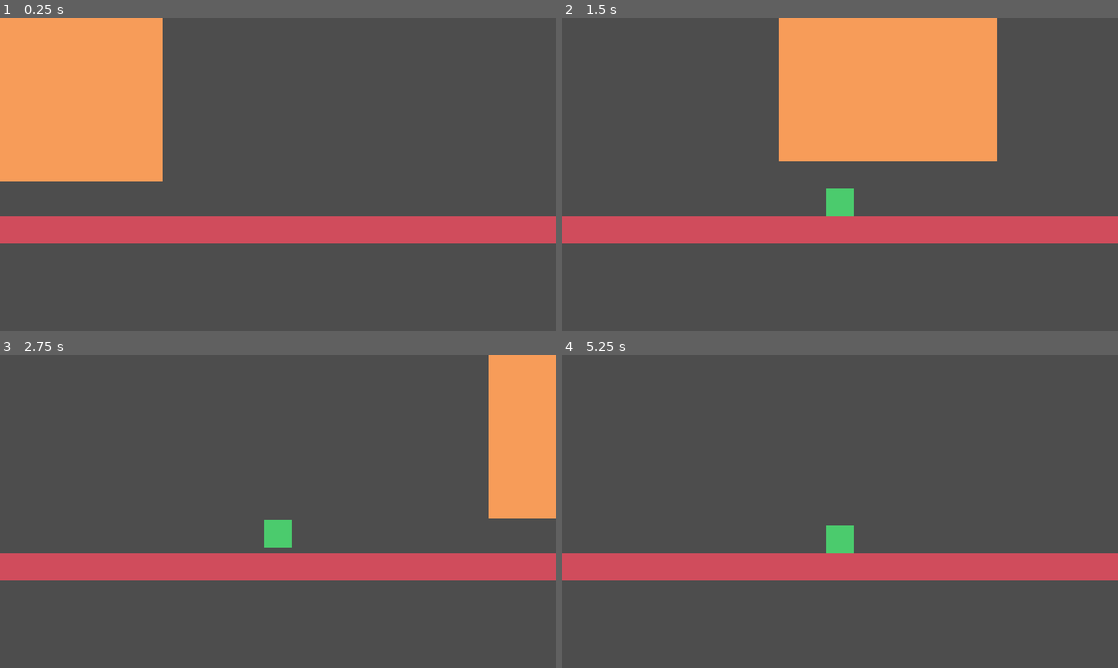
Above: before the commit, frames 1-4 (two rows, left to right).
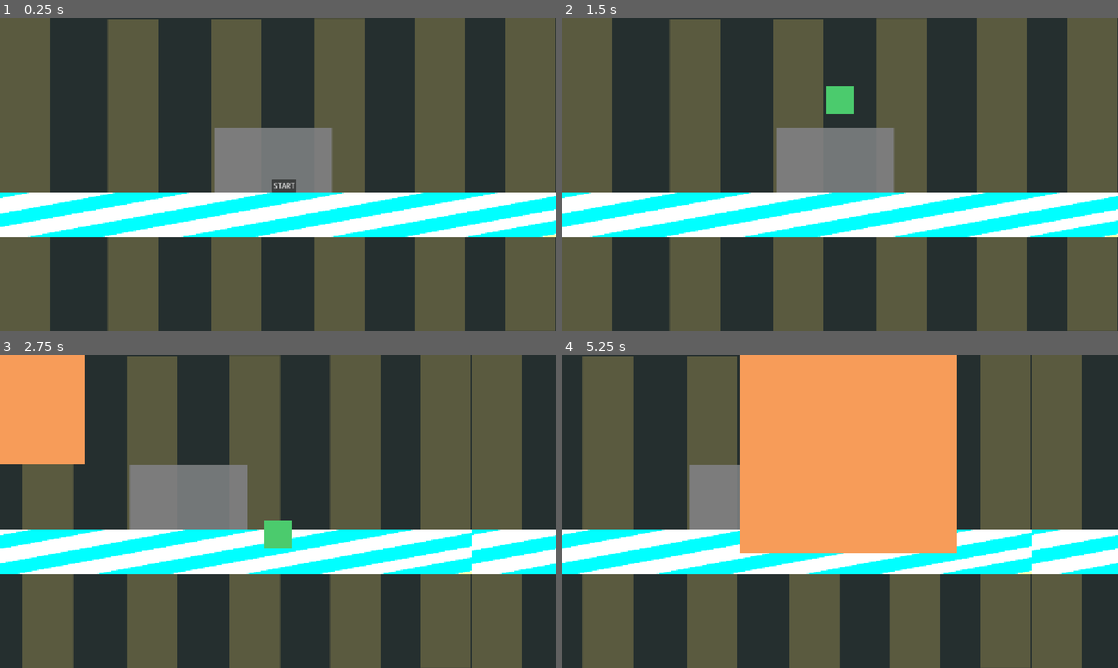
Above: after the commit, the same moments.

Repository: Victolou/defectiveRobot-game
Game: Godot game, scene res://scenes/main/main.tscn
Two runs of this game, one before a commit and one after it. Both use one fixed random seed, a clock stepped at 60 frames per second and the inputs below.
Inputs (mouse positions are in pixels of both pictures, inside the frame that each line leads up to):
- Up to frame 1 (0.25 s): no input
- Up to frame 2 (1.5 s): click (845, 187) at 0.5 s, where only the run after the commit has a clickable "START"; tap Enter (ready, bound only after the commit) at 1.25 s; hold Right (right) from 1.28 s (still down); hold Enter (ready, bound only after the commit) from 1.28 s (still down)
- Up to frame 3 (2.75 s): keep holding Right (right); tap W (jump) at 1.52, 1.55, 1.82, 2.1, 2.27, 2.57 s; release Enter (ready, bound only after the commit) at 2.03 s; tap Enter (ready, bound only after the commit) at 2.3 s
- Up to frame 4 (5.25 s): release Right (right) at 2.78 s; hold E (left) 2.78-3.53 s; hold Enter (ready, bound only after the commit) 2.78-3.53 s; tap W (jump) at 3.05, 3.77, 4.07 s; hold Right (right) 3.53-5.03 s; tap Enter (ready, bound only after the commit) at 3.6, 5.1 s; hold W (jump) 4.28-5.03 s; hold E (left) from 5.03 s (still down)

The runs differ from the first frame. In frame 1, 66% of the frame differs, in the area x 0-100%, y 0-100%; in frame 2, 65%; in frame 3, 63%; in frame 4, 66%.

Commit message:
Added basic start UI, looping background movement, and minor updates to Player and Crusher classes

Diff:
--- a/project.godot
+++ b/project.godot
@@ -43,6 +43,11 @@
 , Object(InputEventKey,"resource_local_to_scene":false,"resource_name":"","device":0,"window_id":0,"alt_pressed":false,"shift_pressed":false,"ctrl_pressed":false,"meta_pressed":false,"pressed":false,"keycode":0,"physical_keycode":68,"key_label":0,"unicode":0,"location":0,"echo":false,"script":null)
 ]
 }
+ready={
+"deadzone": 0.2,
+"events": [Object(InputEventKey,"resource_local_to_scene":false,"resource_name":"","device":0,"window_id":0,"alt_pressed":false,"shift_pressed":false,"ctrl_pressed":false,"meta_pressed":false,"pressed":false,"keycode":0,"physical_keycode":4194309,"key_label":0,"unicode":0,"location":0,"echo":false,"script":null)
+]
+}
 
 [internationalization]
 
--- /dev/null
+++ b/scenes/UI/home/menu_home.gd
@@ -0,0 +1,10 @@
+class_name MenuHome extends Control
+
+signal on_start_game
+
+func _input(event):
+	if event.is_action_pressed("ready"):
+		on_start_game.emit()
+
+func _on_button_pressed() -> void:
+	on_start_game.emit()
--- /dev/null
+++ b/scenes/UI/home/menu_home.tscn
@@ -0,0 +1,23 @@
+[gd_scene load_steps=2 format=3 uid="uid://dbyoow1317p4k"]
+
+[ext_resource type="Script" uid="uid://ctewpma5ot4wa" path="res://scenes/UI/home/menu_home.gd" id="1_vh8wv"]
+
+[node name="menuHome" type="Control"]
+layout_mode = 3
+anchors_preset = 15
+anchor_right = 1.0
+anchor_bottom = 1.0
+grow_horizontal = 2
+grow_vertical = 2
+script = ExtResource("1_vh8wv")
+
+[node name="Button" type="Button" parent="."]
+layout_mode = 0
+offset_left = 625.0
+offset_top = 370.0
+offset_right = 681.0
+offset_bottom = 401.0
+text = "START
+"
+
+[connection signal="pressed" from="Button" to="." method="_on_button_pressed"]
--- /dev/null
+++ b/scenes/background/background.gd
@@ -0,0 +1,38 @@
+class_name Background extends ParallaxBackground
+
+@onready var layer0: ParallaxLayer = $layer0
+@onready var layer1: ParallaxLayer = $layer1
+
+@export var speed_layer0 := Vector2(300, 0)
+@export var speed_layer1 := Vector2(150, 0)
+
+var is_layer0_running := false
+var is_layer1_running := false
+
+var direction := false
+
+func _process(delta):
+	if is_layer0_running:
+		moving(layer0, delta, direction)
+
+	if is_layer1_running:
+		moving(layer1, delta, direction)
+
+func set_running():
+	is_layer0_running = true
+	is_layer1_running = true
+
+func moving(layer: ParallaxLayer, delta, path: bool = false):
+	if path:
+		layer.motion_offset.x += speed_layer0.x * delta
+	else:
+		layer.motion_offset.x -= speed_layer0.x * delta
+
+func change_direction():
+	direction = !direction
+
+func stop_layer0():
+	is_layer0_running = false
+
+func stop_layer1():
+	is_layer1_running = false
--- /dev/null
+++ b/scenes/background/background.tscn
@@ -0,0 +1,24 @@
+[gd_scene load_steps=4 format=3 uid="uid://dl6iygbqmlytq"]
+
+[ext_resource type="Script" uid="uid://brbawlpsfjxt5" path="res://scenes/background/background.gd" id="1_iheb5"]
+[ext_resource type="Texture2D" uid="uid://f8n7falxednn" path="res://assets/sprites/environment/background.png" id="2_pesyb"]
+[ext_resource type="Texture2D" uid="uid://rele1fmnnj2m" path="res://assets/sprites/environment/platform.png" id="3_rsf5d"]
+
+[node name="background" type="ParallaxBackground"]
+script = ExtResource("1_iheb5")
+
+[node name="layer0" type="ParallaxLayer" parent="."]
+motion_mirroring = Vector2(1280, 0)
+
+[node name="Sprite2D" type="Sprite2D" parent="layer0"]
+texture = ExtResource("2_pesyb")
+centered = false
+
+[node name="layer1" type="ParallaxLayer" parent="."]
+motion_scale = Vector2(3, 3)
+motion_mirroring = Vector2(1280, 0)
+
+[node name="Sprite2D" type="Sprite2D" parent="layer1"]
+position = Vector2(0, 400)
+texture = ExtResource("3_rsf5d")
+centered = false
--- /dev/null
+++ b/scenes/crusher/crushed.gd
@@ -0,0 +1,63 @@
+class_name Crusher extends Node2D
+
+signal on_player_reached
+signal on_player_crusher
+
+@onready var image_crusher: Sprite2D = %imageCrusher
+
+@export var move_speed_x: float = 300.0
+@export var move_speed_y: float = 3500.0
+@export var upper_limit: float = 0.0
+@export var lower_limit: float = 205.0
+@export var left_limit: float = 0.0
+
+var crusher_running: bool = false
+var moving_down: bool = false
+
+var external_pushback := 0.0
+var pushback_decay := 10
+
+func _ready() -> void:
+	left_limit = -image_crusher.texture.get_width()
+
+func _process(delta: float) -> void:
+
+	if crusher_running == false:
+		return
+
+	position.x += (move_speed_x * delta) - external_pushback
+	external_pushback = max(external_pushback - pushback_decay * delta, 0)
+
+	if position.x < left_limit:
+		position.x = left_limit
+
+	if moving_down:
+		position.y += move_speed_y * delta
+		if position.y >= lower_limit:
+			position.y = lower_limit
+	else:
+		position.y -= move_speed_y * delta
+		if position.y <= upper_limit:
+			position.y = upper_limit
+
+func set_running() -> void:
+	crusher_running = !crusher_running
+
+func set_external_pushback(value: float) -> void:
+	external_pushback = value
+
+func apply_pushback(amount: float) -> void:
+	external_pushback += amount
+
+func kill_player() -> void:
+	move_speed_x = 0
+	moving_down = true
+	position.y = lower_limit
+
+func _on_player_reached_body_entered(body: Node2D) -> void:
+	if body is Player:
+		emit_signal("on_player_reached", body)
+
+func _on_player_crusher_body_entered(body: Node2D) -> void:
+	if body is Player:
+		emit_signal("on_player_crusher", body)
--- a/scenes/crusher/crusher.gd
+++ /dev/null
@@ -1,27 +0,0 @@
-class_name Crusher extends Area2D
-
-@export var move_speed: float = 500.0
-@export var upper_limit: float = 0.0
-@export var lower_limit: float = 205.0
-
-var moving_down := true
-var external_pushback := 0.0
-var pushback_decay := 20.0
-
-func _process(delta: float) -> void:
-	position.x += (move_speed * delta) - external_pushback
-	external_pushback = max(external_pushback - pushback_decay * delta, 0)
-
-	if moving_down:
-		position.y += move_speed * delta
-		if position.y >= lower_limit:
-			position.y = lower_limit
-			moving_down = false
-	else:
-		position.y -= move_speed * delta
-		if position.y <= upper_limit:
-			position.y = upper_limit
-			moving_down = true
-
-func apply_pushback(amount: float) -> void:
-	external_pushback += amount
--- a/scenes/crusher/crusher.tscn
+++ b/scenes/crusher/crusher.tscn
@@ -1,17 +1,33 @@
-[gd_scene load_steps=4 format=3 uid="uid://c6vc2sd0p66j1"]
+[gd_scene load_steps=5 format=3 uid="uid://dc0howu75tr8v"]
 
-[ext_resource type="Script" uid="uid://5vwvp771ofbu" path="res://scenes/crusher/crusher.gd" id="1_ipyxr"]
+[ext_resource type="Script" uid="uid://djmrdcjsguatv" path="res://scenes/crusher/crushed.gd" id="1_pneob"]
 [ext_resource type="Texture2D" uid="uid://bpn1vlui4c5ls" path="res://assets/sprites/environment/crusher.png" id="2_sq5ym"]
 
-[sub_resource type="RectangleShape2D" id="RectangleShape2D_ugydg"]
-size = Vector2(500, 499)
+[sub_resource type="RectangleShape2D" id="RectangleShape2D_ipyxr"]
+size = Vector2(58, 882)
 
-[node name="crusher" type="Area2D"]
-script = ExtResource("1_ipyxr")
+[sub_resource type="RectangleShape2D" id="RectangleShape2D_sq5ym"]
+size = Vector2(4, 876.5)
 
-[node name="Sprite2D" type="Sprite2D" parent="."]
+[node name="crushed" type="Node2D"]
+script = ExtResource("1_pneob")
+metadata/_edit_horizontal_guides_ = [629.0]
+
+[node name="imageCrusher" type="Sprite2D" parent="."]
+unique_name_in_owner = true
 texture = ExtResource("2_sq5ym")
 
-[node name="CollisionShape2D" type="CollisionShape2D" parent="."]
-position = Vector2(0, -0.5)
-shape = SubResource("RectangleShape2D_ugydg")
+[node name="playerReached" type="Area2D" parent="."]
+
+[node name="CollisionShape2D" type="CollisionShape2D" parent="playerReached"]
+position = Vector2(280, 188)
+shape = SubResource("RectangleShape2D_ipyxr")
+
+[node name="playerCrusher" type="Area2D" parent="."]
+
+[node name="CollisionShape2D" type="CollisionShape2D" parent="playerCrusher"]
+position = Vector2(-46, 190.75)
+shape = SubResource("RectangleShape2D_sq5ym")
+
+[connection signal="body_entered" from="playerReached" to="." method="_on_player_reached_body_entered"]
+[connection signal="body_entered" from="playerCrusher" to="." method="_on_player_crusher_body_entered"]
--- a/scenes/main/main.gd
+++ b/scenes/main/main.gd
@@ -2,10 +2,34 @@
 
 @onready var player: Player = $player
 @onready var crusher: Crusher = $crusher
-
+@onready var menu_home: MenuHome = $menuHome
+@onready var background: Background = $background
 
 func _ready() -> void:
-	print(player.power_advantage)
+	pass
+
+func _on_menu_home_on_start_game() -> void:
+	player.set_running()
+	menu_home.hide()
+
+func _on_player_on_player_is_on_floor() -> void:
+	crusher.set_running()
+	background.set_running()
 
 func _on_player_on_back_crusher() -> void:
 	crusher.apply_pushback(player.power_advantage)
+
+func _on_crusher_on_player_reached(body: Node) -> void:
+	if body == player:
+		print("¡Player alcanzado!")
+		player.set_running()
+		background.change_direction()
+
+func _on_crusher_on_player_crusher(body: Node) -> void:
+	if body == player:
+		background.stop_layer0()
+		background.stop_layer1()
+		crusher.kill_player()
+
+func _on_player_on_player_no_energy() -> void:
+	crusher.set_external_pushback(0.0)
--- a/scenes/main/main.tscn
+++ b/scenes/main/main.tscn
@@ -1,12 +1,18 @@
-[gd_scene load_steps=5 format=3 uid="uid://bkevwyf8jh045"]
+[gd_scene load_steps=7 format=3 uid="uid://bkevwyf8jh045"]
 
 [ext_resource type="PackedScene" uid="uid://cayd0x34pllg7" path="res://scenes/player/player.tscn" id="1_hyk8p"]
 [ext_resource type="Script" uid="uid://bbyfkks628a1h" path="res://scenes/main/main.gd" id="1_l3cfh"]
+[ext_resource type="PackedScene" uid="uid://dbyoow1317p4k" path="res://scenes/UI/home/menu_home.tscn" id="2_6q06x"]
 [ext_resource type="PackedScene" uid="uid://d22o5dv7iq6iq" path="res://scenes/platform/platform.tscn" id="2_iuonh"]
-[ext_resource type="PackedScene" uid="uid://c6vc2sd0p66j1" path="res://scenes/crusher/crusher.tscn" id="3_k2fmo"]
+[ext_resource type="PackedScene" uid="uid://dc0howu75tr8v" path="res://scenes/crusher/crusher.tscn" id="3_k2fmo"]
+[ext_resource type="PackedScene" uid="uid://dl6iygbqmlytq" path="res://scenes/background/background.tscn" id="6_ow5a4"]
 
 [node name="main" type="Node2D"]
 script = ExtResource("1_l3cfh")
+
+[node name="background" parent="." instance=ExtResource("6_ow5a4")]
+
+[node name="menuHome" parent="." instance=ExtResource("2_6q06x")]
 
 [node name="player" parent="." instance=ExtResource("1_hyk8p")]
 position = Vector2(640, -95)
@@ -15,5 +21,11 @@
 position = Vector2(640, 487)
 
 [node name="crusher" parent="." instance=ExtResource("3_k2fmo")]
+position = Vector2(-250, -3)
 
+[connection signal="on_start_game" from="menuHome" to="." method="_on_menu_home_on_start_game"]
 [connection signal="on_back_crusher" from="player" to="." method="_on_player_on_back_crusher"]
+[connection signal="on_player_is_on_floor" from="player" to="." method="_on_player_on_player_is_on_floor"]
+[connection signal="on_player_no_energy" from="player" to="." method="_on_player_on_player_no_energy"]
+[connection signal="on_player_crusher" from="crusher" to="." method="_on_crusher_on_player_crusher"]
+[connection signal="on_player_reached" from="crusher" to="." method="_on_crusher_on_player_reached"]
--- a/scenes/platform/platform.tscn
+++ b/scenes/platform/platform.tscn
@@ -1,14 +1,10 @@
-[gd_scene load_steps=3 format=3 uid="uid://d22o5dv7iq6iq"]
-
-[ext_resource type="Texture2D" uid="uid://rele1fmnnj2m" path="res://assets/sprites/environment/platform.png" id="1_8pv2r"]
+[gd_scene load_steps=2 format=3 uid="uid://d22o5dv7iq6iq"]
 
 [sub_resource type="RectangleShape2D" id="RectangleShape2D_7j252"]
 size = Vector2(1280, 64)
 
 [node name="platform" type="StaticBody2D"]
 
-[node name="Sprite2D" type="Sprite2D" parent="."]
-texture = ExtResource("1_8pv2r")
-
 [node name="CollisionShape2D" type="CollisionShape2D" parent="."]
 shape = SubResource("RectangleShape2D_7j252")
+one_way_collision = true
--- a/scenes/player/player.gd
+++ b/scenes/player/player.gd
@@ -1,41 +1,66 @@
 class_name Player
 extends CharacterBody2D
 
+signal on_player_is_on_floor
 signal on_back_crusher
+signal on_player_no_energy
 
 @export var gravity: float = 1000.0
 @export var jump_force: float = 150.0
 @export var max_speed: float = 400.0
 @export var energy: float = 300.0
 @export var power_advantage: float = 0
+@export var limit_power_advantage: float = 5
+
+var player_running: bool = false
+var was_on_floor: bool = false
 
 var input_left: bool = true
 var input_right: bool = true
 
 func _physics_process(delta: float) -> void:
+
+	if player_running == false:
+		return
+
 	if not is_on_floor():
 		velocity.y += gravity * delta
 		velocity.y = min(velocity.y , max_speed)
 
-	if Input.is_action_pressed("jump") and is_on_floor():
-		velocity.y -= jump_force
+	if is_on_floor() and energy > 0:
+		if not was_on_floor:
+			on_player_is_on_floor.emit()
+			was_on_floor = true
 
-	if Input.is_action_just_pressed("left") and (input_left and energy > 0):
-		calculate_reserves(5, 00.10)
-		on_back_crusher.emit()
+		if Input.is_action_just_pressed("jump"):
+			velocity.y -= jump_force
 
-	elif Input.is_action_just_pressed("right") and (input_right and energy > 0):
-		calculate_reserves(5, 0.1)
-		on_back_crusher.emit()
+		if Input.is_action_just_pressed("left") and input_left:
+			calculate_reserves(5, 0.1)
+			on_back_crusher.emit()
+
+		elif Input.is_action_just_pressed("right") and input_right:
+			calculate_reserves(5, 0.1)
+			on_back_crusher.emit()
+
+	if energy == 0.0:
+		on_player_no_energy.emit()
 
 	if power_advantage > 0:
-		power_advantage = max(power_advantage - 0.4 * delta, 0)
+		power_advantage = max(power_advantage - 0.5 * delta, 0)
 
 	move_and_slide()
 
+func set_running() -> void:
+	player_running = !player_running
+
 func calculate_reserves(less_energy: float, more_power: float) -> void:
 	energy -= less_energy
-	power_advantage += more_power
+	if power_advantage < limit_power_advantage:
+		power_advantage += more_power
+
+	if power_advantage > limit_power_advantage:
+		power_advantage = limit_power_advantage
 
 	if input_left == true:
 		input_left = false
Binary file added: assets/sprites/environment/background.png
Not shown, added: assets/sprites/environment/background.png.import
Binary file changed: assets/sprites/environment/platform.png
Not shown, added: scenes/UI/home/menu_home.gd.uid
Not shown, added: scenes/background/background.gd.uid
Not shown, added: scenes/crusher/crushed.gd.uid
Not shown, removed: scenes/crusher/crusher.gd.uid
